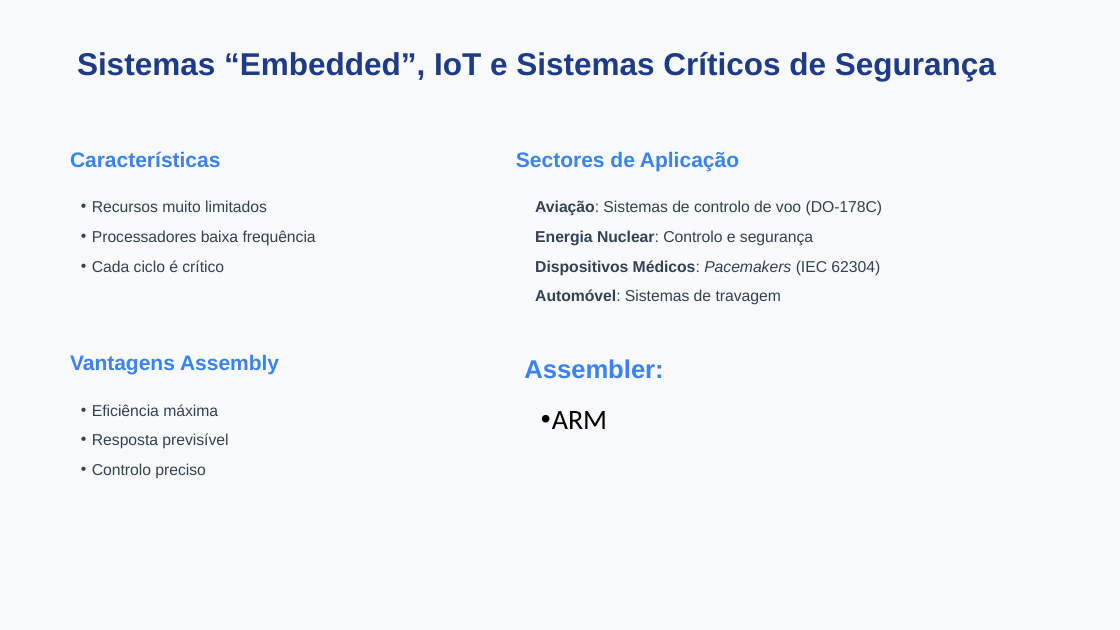
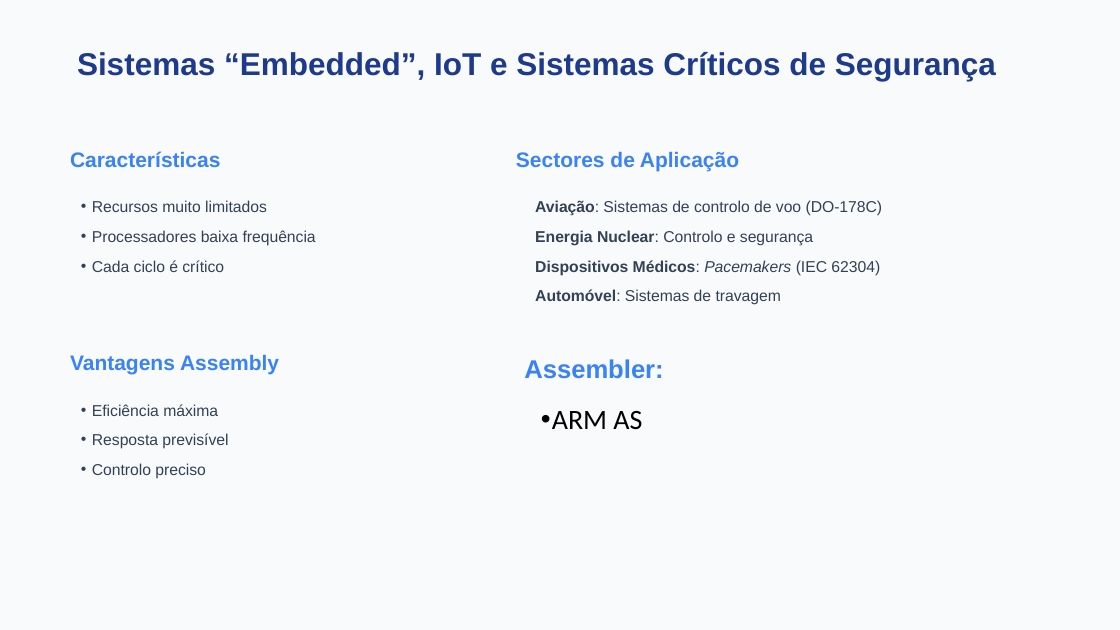
Before and after one commit to FabioRodrigues0/Faculdade, a slide deck: slide 2 of acomp/trabalhos_praticos/Apresentação ADC - Assembly.pptx (slide 6 before the commit). Drawn at 1120x630 pixels with LibreOffice and Linux fonts; fonts in the diff are those of the drawing. Boxes give left, top, right and bottom in pixels: in the first picture for what was removed or moved away, otherwise in the second. Text is boxed around its words. In the diff, an @@ line names an element or a change of style, - is before the commit and + after.

```diff
--- a/acomp/trabalhos_praticos/Apresentação ADC - Assembly.pptx
+++ b/acomp/trabalhos_praticos/Apresentação ADC - Assembly.pptx
@@ text at [552,411,642,430]: text changed @@
-• ARM
+• ARM AS
```
Also in this commit, not shown: 4 slides added, 4 slides removed, 3 other files.
